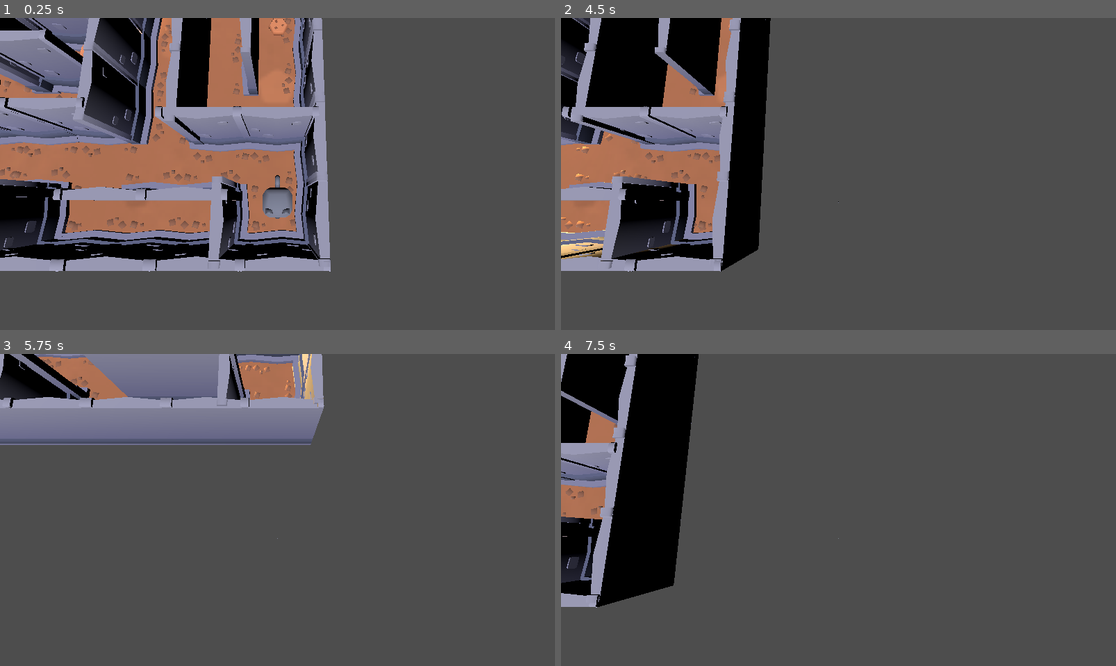
Above: before the commit, frames 1-4 (two rows, left to right).
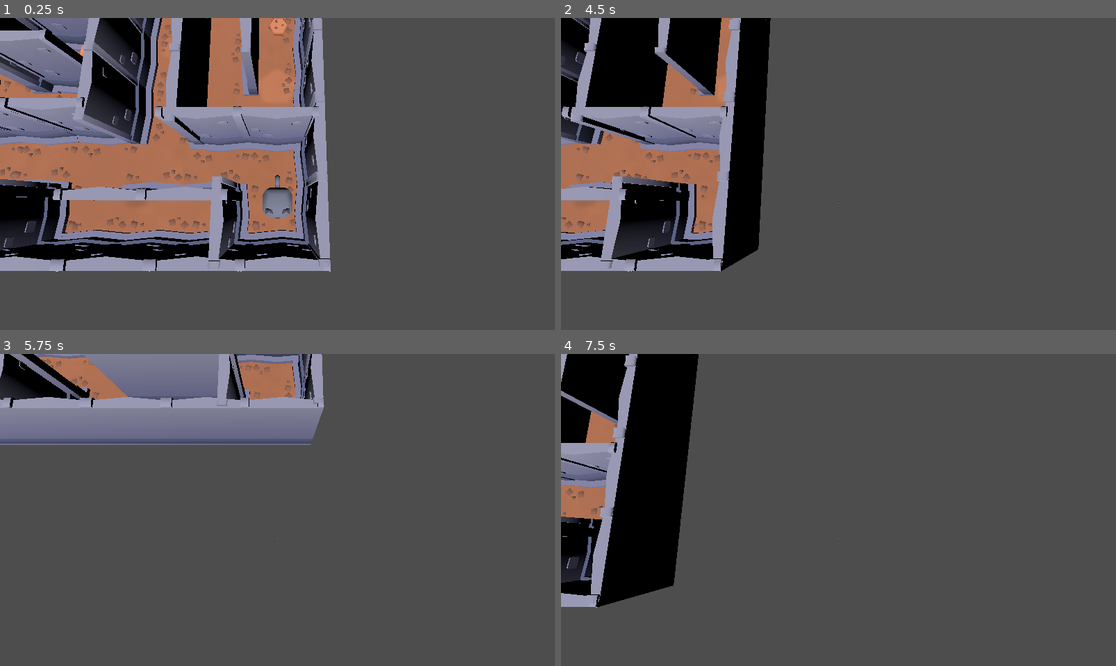
Above: after the commit, the same moments.

Repository: safetymax/game-physics
Game: Godot game, scene res://node_3d.tscn
Same seed, same stepped clock (60 frames per second), same inputs: the game is played once before the commit and once after it.
Inputs:
- Up to frame 1 (0.25 s): no input
- Up to frame 2 (4.5 s): tap Enter (ui_accept) at 0.5, 0.77, 1.52, 3.02, 3.77 s; hold Right (ui_right) 0.53-1.28 s; hold Down (ui_down) 1.28-2.03 s; hold Right (ui_right) 2.03-2.78 s; hold Up (ui_up) 2.78-3.53 s; hold Left (ui_left) from 3.53 s (still down)
- Up to frame 3 (5.75 s): tap Enter (ui_accept) at 4.52 s; release Left (ui_left) at 5.03 s; hold Down (ui_down) from 5.03 s (still down)
- Up to frame 4 (7.5 s): release Down (ui_down) at 5.78 s; hold Right (ui_right) 5.78-6.53 s; tap Enter (ui_accept) at 6.02, 6.77 s; hold Up (ui_up) 6.53-7.28 s; hold Right (ui_right) from 7.28 s (still down)

The runs differ from the first frame. In frame 1, less than 0.1% of the frame differs, in the area x 24-31%, y 0-6%; in frame 2, 0.4%, in the area x 0-22%, y 37-78%; in frame 3, 0.3%; in frame 4, less than 0.1%.

Commit message:
lightfix

Diff:
--- a/Enemy.tscn
+++ b/Enemy.tscn
@@ -20,5 +20,6 @@
 light_color = Color(1, 0.80784315, 0.4392157, 1)
 light_energy = 10.0
 light_volumetric_fog_energy = 2.0
-spot_range = 6.0
+shadow_enabled = true
+spot_range = 3.0
 spot_angle = 35.0
Not shown, changed: Texturen/animal-cat.fbx.import
Not shown, changed: Texturen/animal-lion.fbx.import
Not shown, changed: Texturen/cookie.fbx.import
Not shown, changed: Texturen/gate-door.fbx.import
Not shown, changed: Texturen/plate.fbx.import
Not shown, changed: Texturen/template-floor.fbx.import
Not shown, changed: Texturen/template-wall.fbx.import
